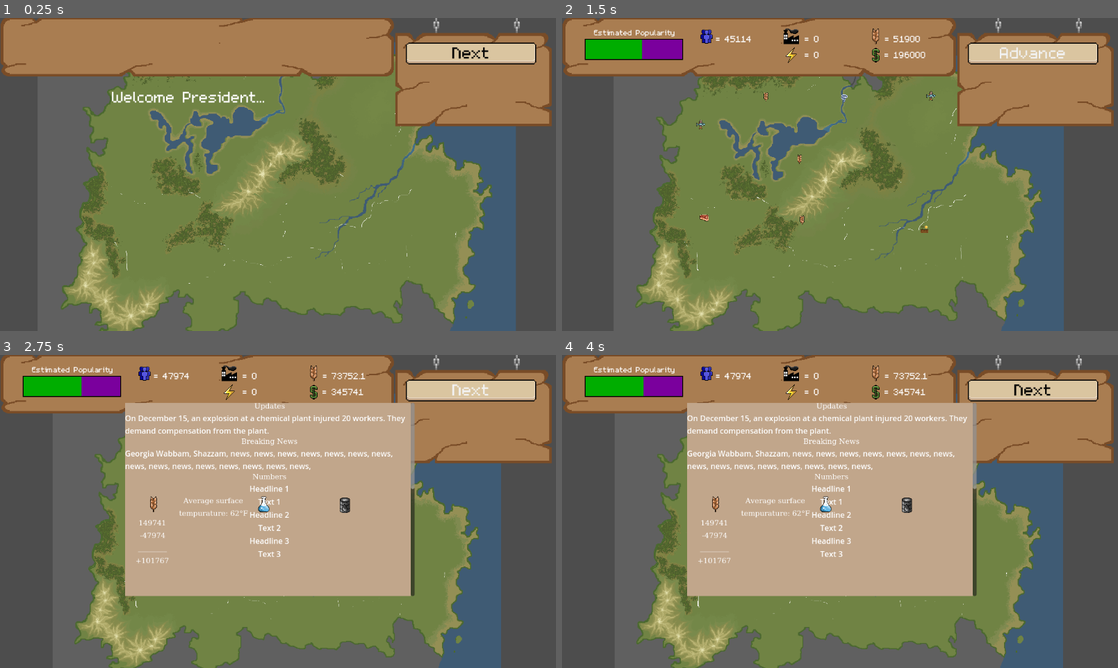
Above: before the commit, frames 1-4 (two rows, left to right).
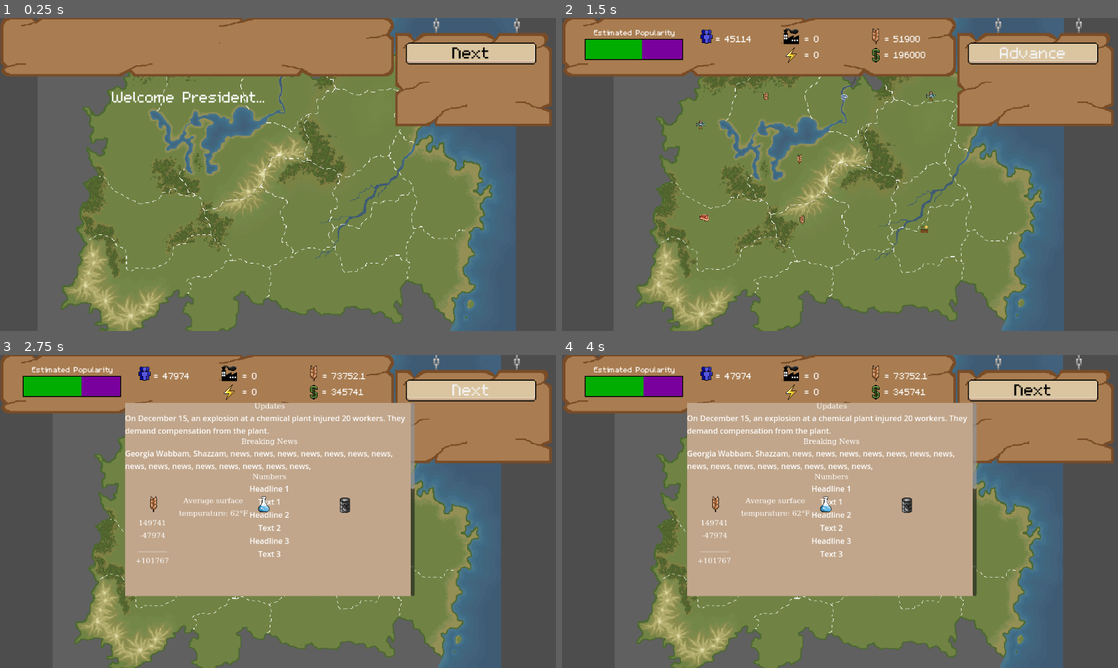
Above: after the commit, the same moments.

Repository: mccoogp/WeatherInc
Game: Godot game, scene res://world.tscn
Two runs of this game, one before a commit and one after it. Both use one fixed random seed, a clock stepped at 60 frames per second and the inputs below. The engine's default icon, where the game draws it, is replaced by a stand-in: a white triangle on a blue panel in a dark square.
Inputs (mouse positions are in pixels of both pictures, inside the frame that each line leads up to):
- Up to frame 1 (0.25 s): no input
- Up to frame 2 (1.5 s): click "Next" at 0.5 s; click "Next" at 1.25 s
- Up to frame 3 (2.75 s): click "Advance" at 2 s
- Up to frame 4 (4 s): tap Enter at 2.75, 3.6 s; move the mouse to (962, 495) at 2.77 s; hold Right 2.78-3.53 s; hold X 2.78-3.53 s; click (962, 495) at 2.92 s; tap Space at 3.5 s; move the mouse to (728, 527) at 3.52 s; hold Down from 3.53 s (still down)

The runs differ from the first frame. In frame 1, 2.5% of the frame differs, in the area x 11-93%, y 0-100%; in frame 2, 2.3%; in frame 3, 1.6%; in frame 4, 1.6%.

Commit message:
added in some new tyler art

Diff:
--- a/world.tscn
+++ b/world.tscn
@@ -1,8 +1,9 @@
-[gd_scene load_steps=54 format=3 uid="uid://dgo4cwa032h0v"]
+[gd_scene load_steps=56 format=3 uid="uid://dgo4cwa032h0v"]
 
 [ext_resource type="Script" path="res://world.gd" id="1_3gon6"]
 [ext_resource type="PackedScene" uid="uid://cacfd62pudml6" path="res://district.tscn" id="2_41llr"]
 [ext_resource type="Texture2D" uid="uid://b42u6galvg4kj" path="res://ogpc_map/mapfr.png" id="2_yw1kr"]
+[ext_resource type="Texture2D" uid="uid://c17nfm0cwkwit" path="res://4caster Art/new map/mamapsmapmapamp.png" id="3_w1gwx"]
 [ext_resource type="Texture2D" uid="uid://csgnvamjyfsfx" path="res://icon.svg" id="3_w2861"]
 [ext_resource type="Texture2D" uid="uid://m467oey86fmp" path="res://4caster Art/new map/district1.png" id="4_beqg1"]
 [ext_resource type="Texture2D" uid="uid://0u746ocid1y2" path="res://4caster Art/new map/district2.png" id="5_ec8ym"]
@@ -35,6 +36,7 @@
 [ext_resource type="Texture2D" uid="uid://dlgystj22v1a6" path="res://4caster Art/new map/district16.png" id="19_05ytu"]
 [ext_resource type="Texture2D" uid="uid://dsy5eq0itmrqa" path="res://4caster Art/menu/menu_section.png" id="19_dcwrs"]
 [ext_resource type="Texture2D" uid="uid://b72j3hhq8e55f" path="res://4caster Art/menu/menu_left_bottom.png" id="21_6ps3s"]
+[ext_resource type="Texture2D" uid="uid://ds7g0e3p6gan5" path="res://4caster Art/new map/borders.png" id="21_a57w1"]
 [ext_resource type="Texture2D" uid="uid://c483hywjwx8pt" path="res://4caster Art/variables/energy.png" id="21_mobic"]
 [ext_resource type="Texture2D" uid="uid://bcc6af5iy0tfm" path="res://4caster Art/industries/factory.png" id="22_jx0ki"]
 [ext_resource type="Texture2D" uid="uid://bepv4cc5d0a6f" path="res://4caster Art/variables/population.png" id="23_7gflr"]
@@ -103,6 +105,12 @@
 position = Vector2(417, 309)
 scale = Vector2(0.720001, 0.716921)
 texture = ExtResource("2_yw1kr")
+
+[node name="Background3" type="Sprite2D" parent="."]
+texture_filter = 1
+position = Vector2(416.667, 217.857)
+scale = Vector2(0.720001, 0.716921)
+texture = ExtResource("3_w1gwx")
 
 [node name="District" parent="." instance=ExtResource("2_41llr")]
 position = Vector2(20.2381, 92.8571)
@@ -249,6 +257,12 @@
 center = Vector2(840, 495)
 zoom = 2.5
 image = ExtResource("19_05ytu")
+
+[node name="Background2" type="Sprite2D" parent="."]
+texture_filter = 1
+position = Vector2(416.667, 217.857)
+scale = Vector2(0.720001, 0.716921)
+texture = ExtResource("21_a57w1")
 
 [node name="TopBar" type="CanvasLayer" parent="."]
 
Binary file added: 4caster Art/new map/borders.png
Not shown, added: 4caster Art/new map/borders.png.import
Binary file added: 4caster Art/new map/mamapsmapmapamp.png
Not shown, added: 4caster Art/new map/mamapsmapmapamp.png.import
Not shown, changed: .DS_Store
Not shown, changed: 4caster Art/.DS_Store
Not shown, added: 4caster Art/new map/.DS_Store
